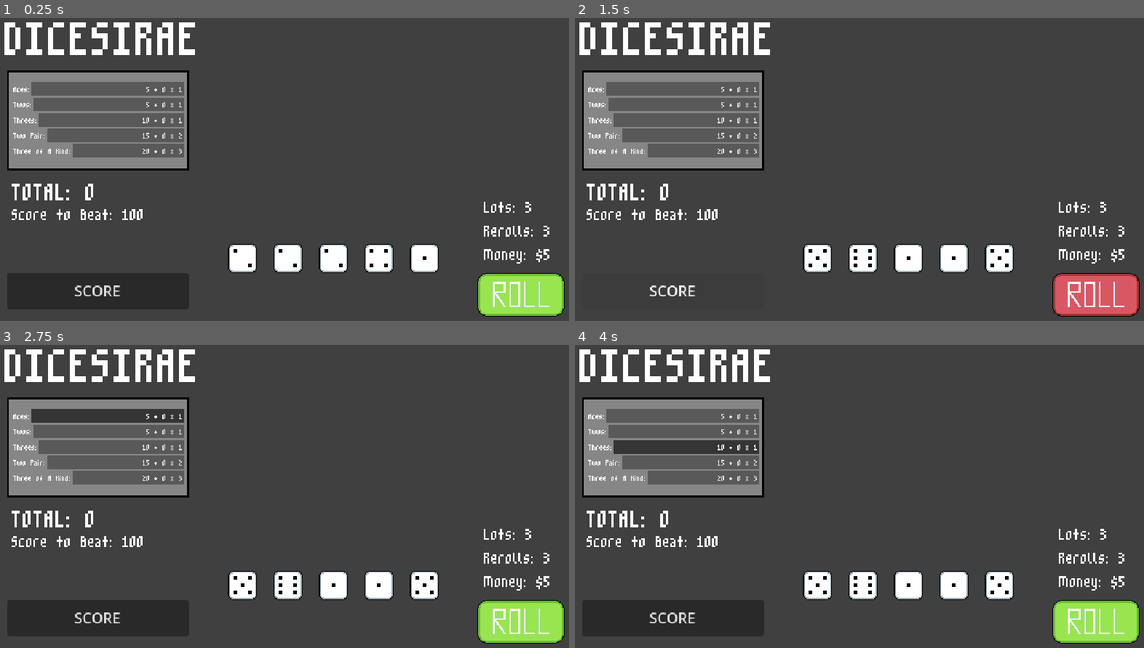
Above: before the commit, frames 1-4 (two rows, left to right).
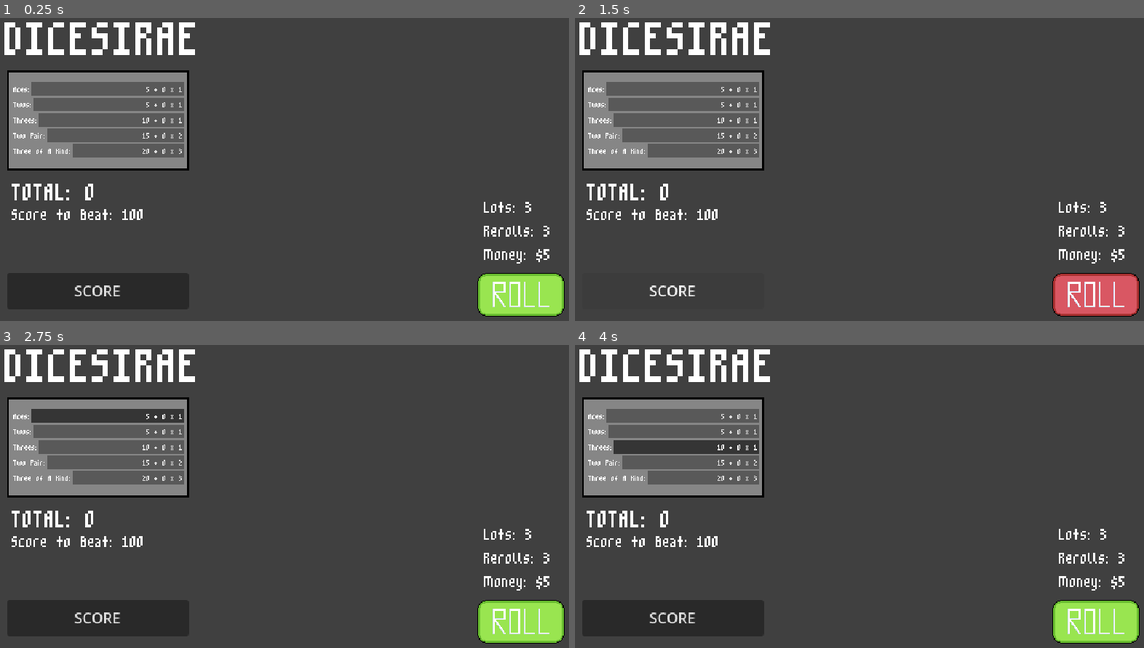
Above: after the commit, the same moments.

Repository: xander6424/DICESIRAE
Game: Godot game, scene res://scenes/main.tscn
Two runs of this game, one before a commit and one after it. Both use one fixed random seed, a clock stepped at 60 frames per second and the inputs below.
Inputs (mouse positions are in pixels of both pictures, inside the frame that each line leads up to):
- Up to frame 1 (0.25 s): no input
- Up to frame 2 (1.5 s): click (1098, 293) at 0.5 s; click "SCORE" at 1.25 s
- Up to frame 3 (2.75 s): click "5 + 0 x 1" at 2 s
- Up to frame 4 (4 s): click "5 + 0 x 1" at 2.75 s; click "10 + 0 x 1" at 3.5 s

The runs differ from the first frame. In frame 1, 2.4% of the frame differs, in the area x 40-78%, y 74-85%; in frame 2, 2.4%; in frame 3, 2.4%; in frame 4, 2.4%.

Commit message:
Dice Face Assets
Moved the dice face assets into a single modifiable array.

Diff:
--- a/scenes/dice.tscn
+++ b/scenes/dice.tscn
@@ -17,27 +17,10 @@
 [node name="Dice" type="RigidBody2D" unique_id=732832586]
 gravity_scale = 0.0
 script = ExtResource("1_y4pxb")
+face_textures = Array[Texture2D]([ExtResource("2_pgf55"), ExtResource("3_dlvbc"), ExtResource("4_skxya"), ExtResource("5_4kp1s"), ExtResource("6_nkpnt"), ExtResource("7_mvkvt")])
 
-[node name="Faces" type="Node2D" parent="." unique_id=1828883366]
+[node name="FaceSprite" type="Sprite2D" parent="." unique_id=389677390]
 unique_name_in_owner = true
-
-[node name="1" type="Sprite2D" parent="Faces" unique_id=567955937]
-texture = ExtResource("2_pb8pk")
-
-[node name="2" type="Sprite2D" parent="Faces" unique_id=618310227]
-texture = ExtResource("3_ocjtb")
-
-[node name="3" type="Sprite2D" parent="Faces" unique_id=340551694]
-texture = ExtResource("4_dicg2")
-
-[node name="4" type="Sprite2D" parent="Faces" unique_id=1407171171]
-texture = ExtResource("5_pgf55")
-
-[node name="5" type="Sprite2D" parent="Faces" unique_id=1560482424]
-texture = ExtResource("6_dlvbc")
-
-[node name="6" type="Sprite2D" parent="Faces" unique_id=923552919]
-texture = ExtResource("7_skxya")
 
 [node name="CollisionShape2D" type="CollisionShape2D" parent="." unique_id=884191497]
 position = Vector2(-0.5, -0.5)
--- a/scripts/dice.gd
+++ b/scripts/dice.gd
@@ -2,16 +2,19 @@
 
 class_name DiceNode
 
-signal _update_round_status()
+signal _update_round_status() # FIX and move this to dice manager!!!
 
-@onready var faces: Node2D = %Faces
+@onready var face_sprite: Sprite2D = %FaceSprite
 @onready var roll_button = get_parent().get_parent().get_node("RollButton") # THIS SUCKS
 @onready var save_button: TextureButton = %SaveButton
 
 @export var dice: DiceInfo
+@export var face_textures: Array[Texture2D] = []
+
 static var total_dice_rolled: int = 0
 static var dice_in_play: int = 5
 static var any_dice_rolling = false
+
 var number_rolled: int = 0
 var rolling: bool = false
 var dice_saved: bool = false
@@ -21,12 +24,12 @@
 	if dice == null:
 		dice = DiceInfo.new()
 
-	for face in faces.get_children():
-		face.hide()
+	#for face in faces.get_children():
+		#face.hide()
 
 	# Select a starting face at random
-	var starting_index: int = faces.get_children().pick_random().get_index()
-	faces.get_child(starting_index).show()
+	#var starting_index: int = faces.get_children().pick_random().get_index()
+	#faces.get_child(starting_index).show()
 
 	roll_button.pressed.connect(roll_button_pressed)
 	save_button.pressed.connect(_save_button_pressed)
@@ -38,7 +41,6 @@
 
 	# faces display
 	# color change
-
 
 
 func roll_button_pressed():
@@ -54,20 +56,20 @@
 	rolling = true
 
 	var duration: float = GameData.ROLL_DURATION
-	var current_index: int = faces.get_children().find(faces.get_children().filter(func(f): return f.visible)[0])
-	var face_count: int = faces.get_child_count()
+	#var current_index: int = faces.get_children().find(faces.get_children().filter(func(f): return f.visible)[0])
+	#var face_count: int = faces.get_child_count()
 
 	# Roll the dice
 	while duration > 0:
-		var new_index: int = current_index
+		#var new_index: int = current_index
 
 		# Prevent duplicate faces from being shown in a row
-		while current_index == new_index:
-			new_index = randi() % face_count
+		#while current_index == new_index:
+			#new_index = randi() % face_count
 
-		faces.get_child(current_index).hide()
-		faces.get_child(new_index).show()
-		current_index = new_index
+		#faces.get_child(current_index).hide()
+		#faces.get_child(new_index).show()
+		#current_index = new_index
 
 		await get_tree().create_timer(0.1).timeout
 		duration -= 0.1
@@ -75,7 +77,7 @@
 	# Finish rolling dice and add it to the list
 	rolling = false
 	total_dice_rolled += 1
-	number_rolled = int(faces.get_child(current_index).name)
+	#number_rolled = int(faces.get_child(current_index).name)
 	GameData.rolling_dice_list.append(number_rolled)
 
 	# Doesn't count a roll until all dice are scored
Not shown: 1 places in scenes/dice.tscn that only renumber resources
